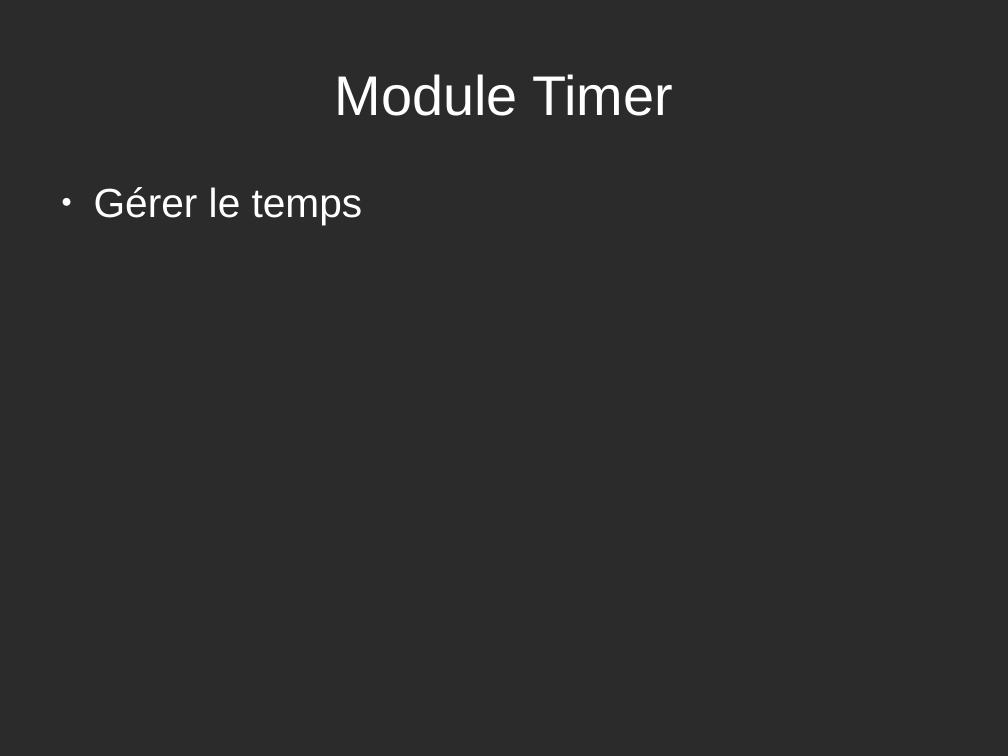
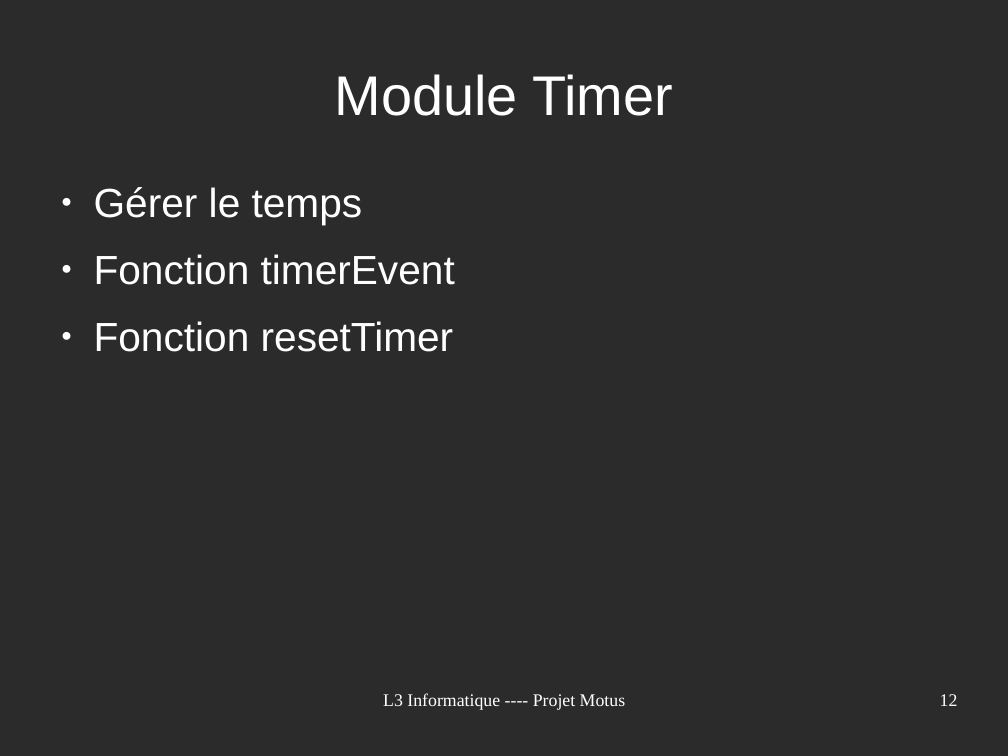
Before and after one commit to Yamihoshi/Projet-L3, a slide deck: slide 12 of Momomotus.odp. Drawn at 1008x756 pixels with LibreOffice and Linux fonts; fonts in the diff are those of the drawing; background and template pictures are left out; a plain dark background stands for a picture behind light text. Boxes give left, top, right and bottom in pixels: in the first picture for what was removed or moved away, otherwise in the second. Text is boxed around its words. In the diff, an @@ line names an element or a change of style, - is before the commit and + after.

```diff
--- a/Momomotus.odp
+++ b/Momomotus.odp
@@ text at [94, 254, 455, 352]: paragraphs added @@
+● Fonction timerEvent
+● Fonction resetTimer
@@ text added at [383, 693, 626, 710], 14 pt, text #FFFFFF @@
+L3 Informatique ---- Projet Motus
@@ page number added at [940, 694, 958, 706], 14 pt, text #FFFFFF @@
+12
```
Also in this commit, not shown: 11 other slides changed, 1 slide added, 1 other file.
